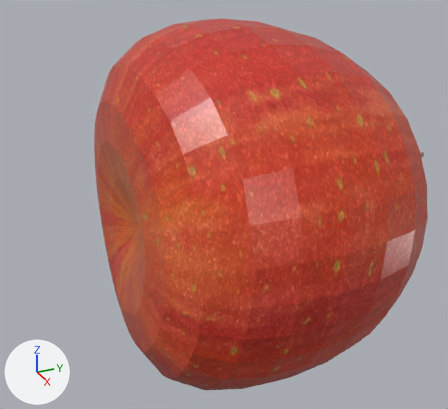
Before and after pictures for a commit that changed the glTF model apple.glb.
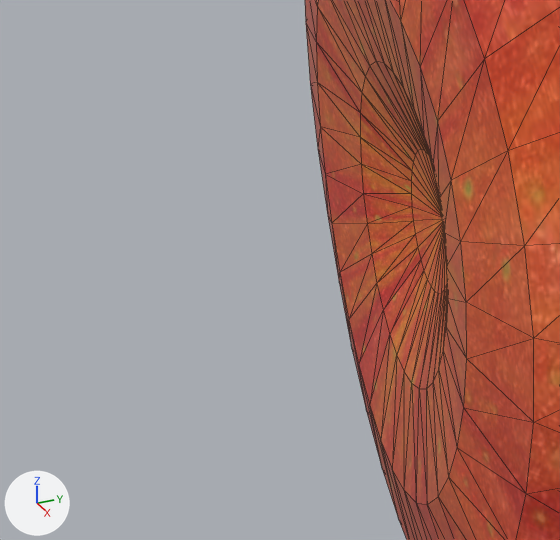
The first picture shows the older version from a camera (50 mm lens) standing at (2.72, -1.34, 1.4) and looking at (-0.04, -0.09, 0.02). The close-ups show both versions on the part from 0% to 39% of the width and 39% to 80% of the height of that picture. The lights are fixed; the arrows at lower left show +X, +Y and +Z. The close-ups show mesh edges as thin lines. Where no turn or scale is listed for an object, it has been applied to the vertices.

Script lines for the objects in view, before the commit:
```python
me_cylinder = bpy.data.meshes.new('Cylinder')
me_cylinder.from_pydata(...)  # 288 vertices, 572 faces; spans x -2.6..4.1, y -10.3..5.7, z -1.0..1.0
me_cylinder.materials.append(mat_material_002)  # brown #8b7962
me_sphere = bpy.data.meshes.new('Sphere')
me_sphere.from_pydata(...)  # 482 vertices, 960 faces; spans x -1.0..1.01, y -0.71..0.69, z -0.98..0.98
me_sphere.materials.append(mat_material_001)
ob_cylinder = bpy.data.objects.new('Cylinder', me_cylinder)
ob_cylinder.location = (0.0, 0.867, 0.0)
ob_cylinder.rotation_euler = (-1.571, 0.0, 0.0)  # degrees (-90, 0, 0)
ob_cylinder.scale = (0.0154, 0.0154, 0.303)
ob_sphere = bpy.data.objects.new('Sphere', me_sphere)
ob_sphere.location = (0.0, 0.0, 0.0)
```
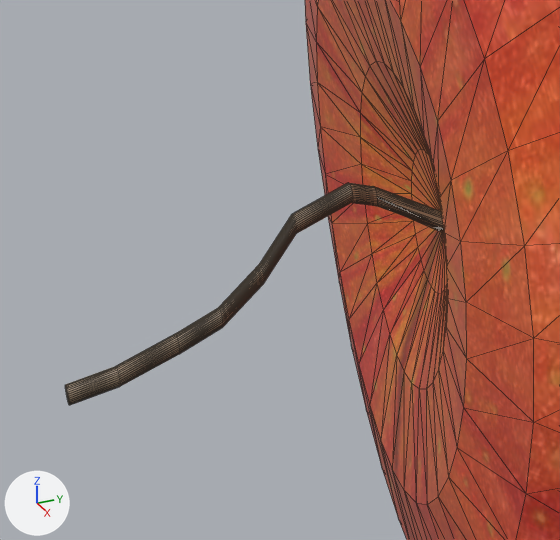
Boxes (x1, y1, x2, y2) around the edits, measured in the close-ups (560 x 540 px):
'Cylinder', moved, turned (not visible before): after (65, 183, 444, 405)

The change, as a diff of the scene's bpy script:
```diff
--- a/apple.glb.py
+++ b/apple.glb.py
@@ ob_cylinder @@
 ob_cylinder = bpy.data.objects.new('Cylinder', me_cylinder)
-ob_cylinder.location = (0.0, 0.867, 0.0)
-ob_cylinder.rotation_euler = (-1.571, 0.0, 0.0)  # degrees (-90, 0, 0)
+ob_cylinder.location = (0.0, -0.88, 0.0)
+ob_cylinder.rotation_euler = (1.571, 0.0, 0.0)  # degrees (90, 0, 0)
 ob_cylinder.scale = (0.0154, 0.0154, 0.303)
```
